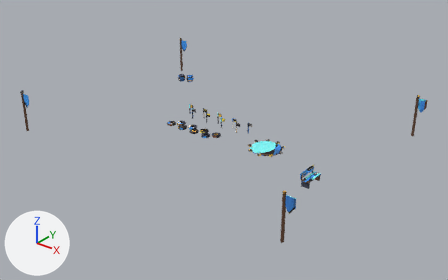
Two versions of the FBX model assets/stations/area_track_3_5.fbx, one commit apart.
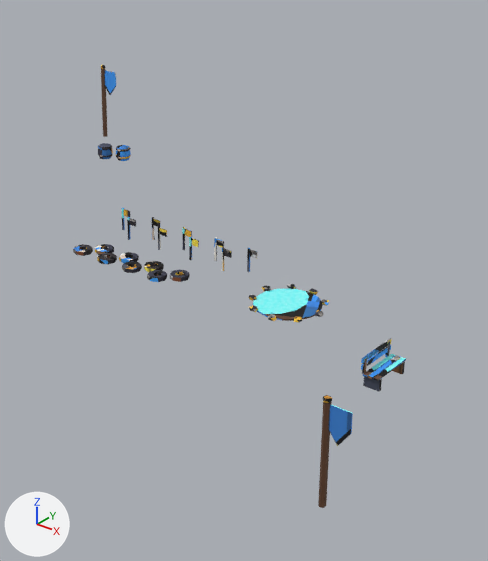
The first picture shows the older version from a camera (50 mm lens) standing at (185.0, -226.7, 137.8) and looking at (6.7, -3.7, -0.4). The close-ups show the older and then the newer version on the part from 30% to 80% of the width and 3% to 95% of the height of that picture. Only the edits that show in the close-ups are written down. The axes (+X, +Y, +Z) are drawn at lower left. The lights are the same throughout.

In view in the first close-up: 'area_track_3_5_body'.
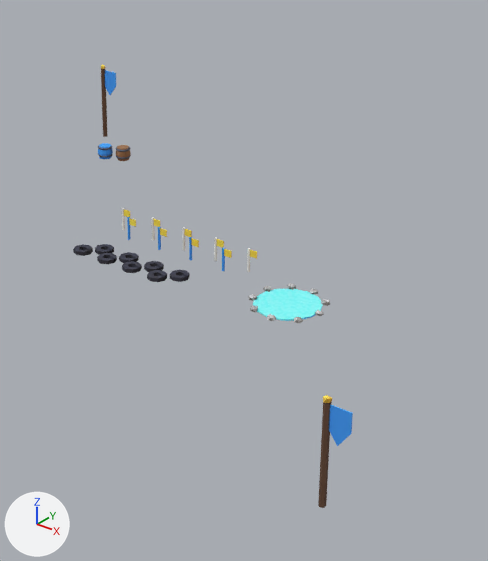
The edits, one by one:
me_area_track_3_5_body is used by ob_area_track_3_5_body; location (0.0, 0.0, 0.0).
me_area_track_3_5_body had 956 vertices, 912 faces and spanned x -81.0..85.0, y -61.0..61.0, z 0.0..23.0.
me_area_track_3_5_body now has 888 vertices, 858 faces and spans x -81.0..85.0, y -61.0..61.0, z 0.0..23.0.
me_area_track_3_5_body part 1: 7 loose pieces with 68 vertices, spanning x 63.0..67.0, y -21.0..-9.0, z 0.0..7.0, are deleted.
Part 2, on me_area_track_3_5_body:
13 vertices are removed from x 22.0..40.0, y -7.0..8.0, z 0.0..1.0.
93 faces are deleted.
8 vertices move within x 22.0..39.0, y -7.0..1.0, z 1.0.
13 vertices are added at x 22.0..39.0, y -7.0..8.0, z 0.0..1.0.
93 new faces join them.
me_area_track_3_5_body part 3: 761 kept faces spanning x -81.0..85.0, y -61.0..61.0, z 0.0..23.0 get new texture (UV) coordinates.

Pixel boxes [x1, y1, x2, y2] of what changed, in the close-ups (488 x 561 px; the box of a moved part takes in the faces that stretch with it):
'area_track_3_5_body', reshaped: before [73, 65, 406, 508]; after [73, 65, 353, 508]
part 1 of me_area_track_3_5_body, deleted (blue): before [361, 338, 406, 392]
part 2 of me_area_track_3_5_body, moved or reshaped: before [253, 286, 329, 322]; after [251, 286, 330, 323]
part 3 of me_area_track_3_5_body, surface changed: [73, 65, 353, 446] in both
